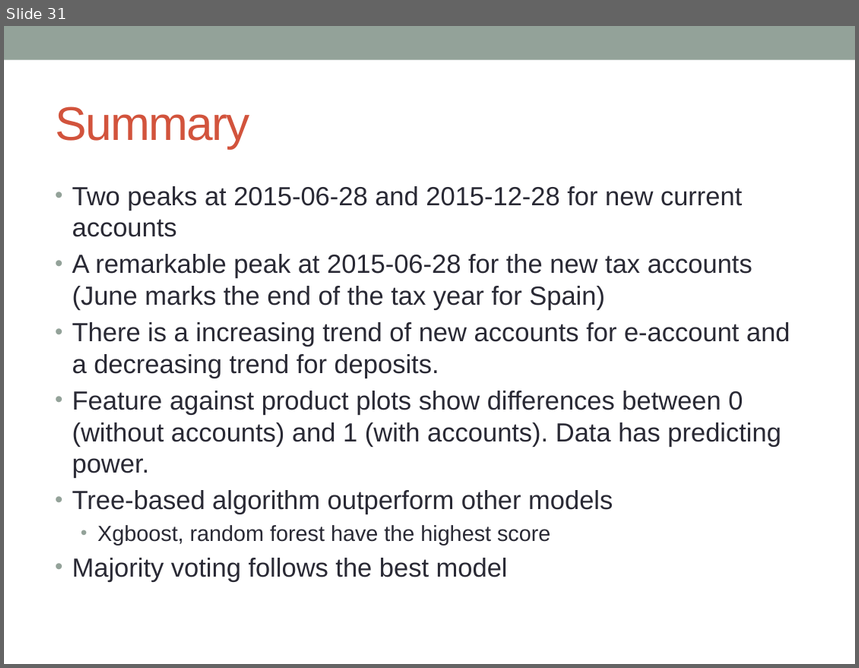
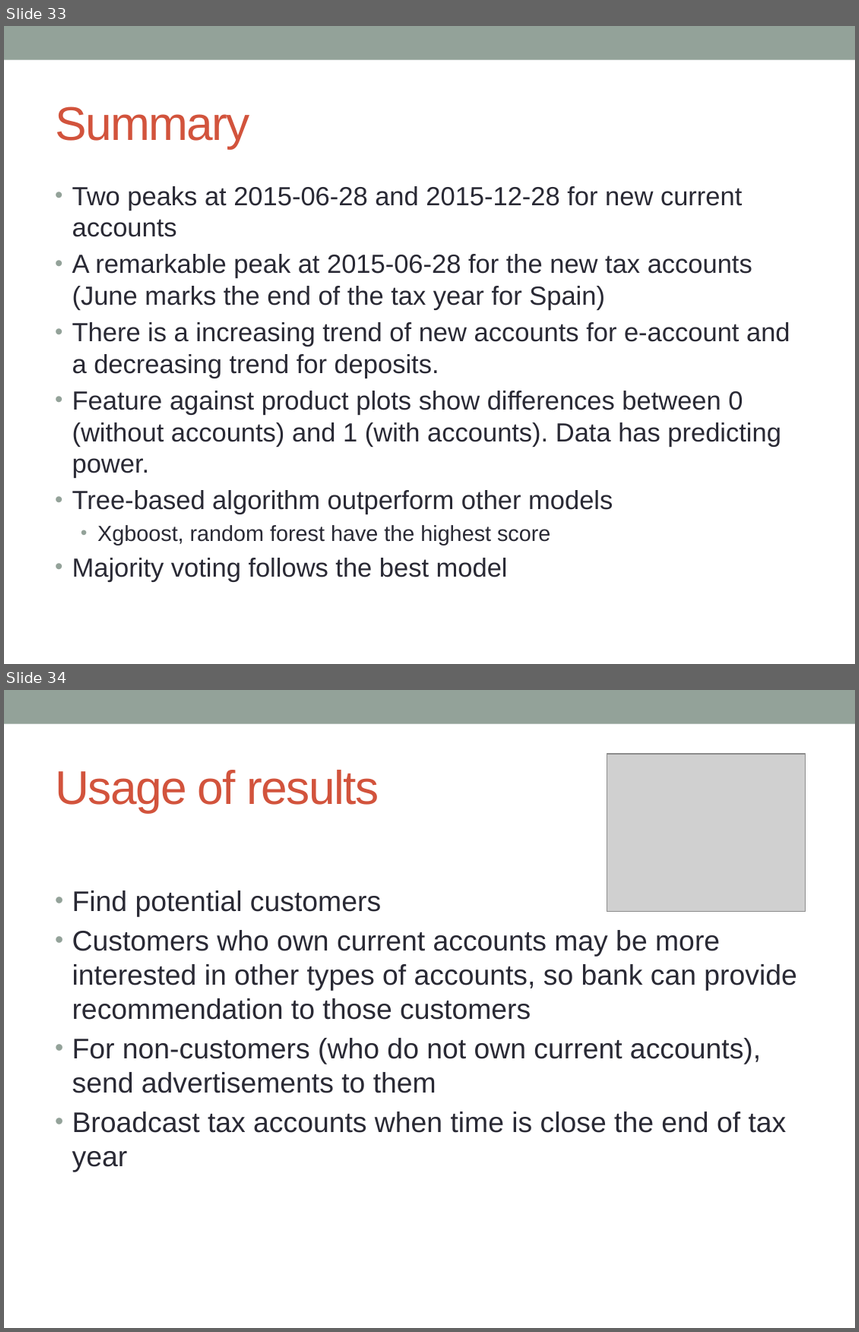
Before and after one commit to hsiehweichun/springboard_program, a slide deck: Capstone_deck.pptx. Shown one above the other, each under a label of ours: slide 31 before the commit, slides 33 and 34 after it. The pictures are 859x668 and 859x1332 pixels, drawn with LibreOffice and Linux fonts; fonts in the diff are those of the drawing; grey boxes stand for pictures. Boxes give left, top, right and bottom in pixels: in the first picture for what was removed or moved away, otherwise in the second. Text is boxed around its words. In the diff, an @@ line names an element or a change of style, - is before the commit and + after.

```diff
--- a/Capstone_deck.pptx
+++ b/Capstone_deck.pptx
@@ slide 34 added at box(4, 690, 855, 1328), background #FFFFFF; not listed: 1 template element that a slide beside it also shows @@
@@ picture added at box(607, 754, 805, 911) @@
@@ title added at box(55, 770, 379, 813), 40 pt, text #D2533C @@
+Usage of results
@@ text added at box(72, 891, 797, 1172), 24 pt, text #292934 @@
+• Find potential customers
+• Customers who own current accounts may be more interested in other types of accounts, so bank can provide recommendation to those customers
+• For non-customers (who do not own current accounts), send advertisements to them
+• Broadcast tax accounts when time is close the end of tax year
@@ what was slide 31 is now slide 33 @@
```
Also in this commit, not shown: 12 slides changed, 3 other slides added.
